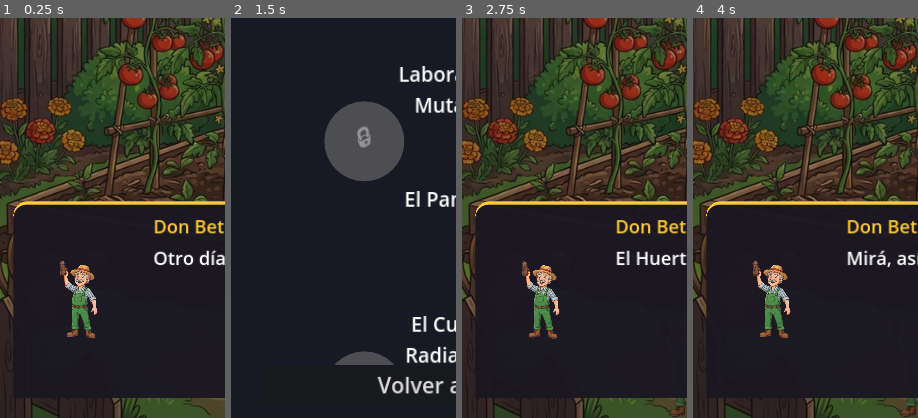
Above: before the commit, frames 1-4 (left to right).
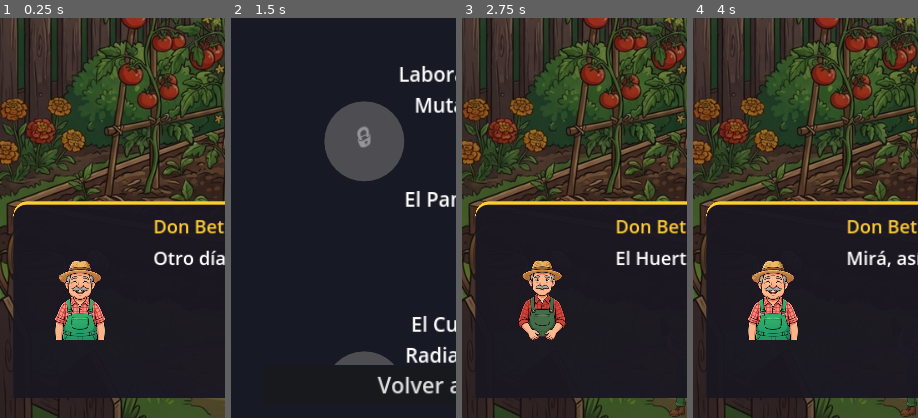
Above: after the commit, the same moments.

Repository: Nitanzw/Mikumemoria
Game: Godot game, scene res://scenes/story/story_intro.tscn
Same seed, same stepped clock (60 frames per second), same inputs: the game is played once before the commit and once after it.
Inputs (mouse positions are % of the whole screen's width and height, from its top left):
- Up to frame 1 (0.25 s): no input
- Up to frame 2 (1.5 s): click "Saltar ▸" at 0.5 s; click "Jugar" at 1.25 s
- Up to frame 3 (2.75 s): click "1" at 2 s
- Up to frame 4 (4 s): move the mouse to (72, 45) at 2.77 s; click (72, 45) at 2.92 s; move the mouse to (30, 55) at 3.52 s; click (30, 55) at 3.67 s
The pictures show only the part of the screen within x 0-50%, y 50-100%; the shares and areas given below are measured in that part.

The runs differ from the first frame. In frame 1, 3.1% of the frame differs, in the area x 24-47%, y 60-81%; in frame 2, nothing differs; in frame 3, 2.6%; in frame 4, 3.1%.

Commit message:
Agregar arte real: insecto animado y expresiones de Don Beto
- hormiga_obrera (el bicho del nivel 1/tutorial) tiene un ciclo de
  caminata real de 4 frames, generado como sprite-sheet 2x2 en una sola
  llamada a OpenRouter para consistencia entre frames y partido en
  post-proceso local. Sprite2D -> AnimatedSprite2D en insect.tscn y
  mystery_bug.tscn; insect.gd arma el SpriteFrames (walk-cycle o frame
  único según el tipo, mismo nodo para todos).
- Don Beto tiene 5 retratos reales (neutral/feliz/triste/enojado/
  preocupado) que reemplazan el tinte de color simulado; fallback a
  tinte si a alguna emoción le faltara el sprite.
- tools/generate_sprites_openrouter.py: nuevos assets de personaje +
  modo --walk-sheet genérico (grid NxM, chroma-key con fondo verde para
  evitar que se confunda con tonos cálidos del sujeto, split en celdas).

Diff:
--- a/scenes/insect.tscn
+++ b/scenes/insect.tscn
@@ -11,7 +11,7 @@
 motion_mode = 1
 script = ExtResource("1")
 
-[node name="Sprite2D" type="Sprite2D" parent="."]
+[node name="Sprite2D" type="AnimatedSprite2D" parent="."]
 scale = Vector2(0.65, 0.65)
 
 [node name="CollisionShape2D" type="CollisionShape2D" parent="."]
--- a/scenes/mystery_bug.tscn
+++ b/scenes/mystery_bug.tscn
@@ -21,7 +21,7 @@
 [node name="MysterySprite" type="Sprite2D" parent="."]
 scale = Vector2(0.7, 0.7)
 
-[node name="Sprite2D" type="Sprite2D" parent="."]
+[node name="Sprite2D" type="AnimatedSprite2D" parent="."]
 scale = Vector2(0.7, 0.7)
 modulate = Color(1, 1, 1, 0)
 
--- a/scenes/ui/don_beto_portrait.tscn
+++ b/scenes/ui/don_beto_portrait.tscn
@@ -1,7 +1,7 @@
 [gd_scene load_steps=3 format=3]
 
 [ext_resource type="Script" path="res://scripts/ui/don_beto_portrait.gd" id="1"]
-[ext_resource type="Texture2D" path="res://assets/sprites/character/don_beto.png" id="2"]
+[ext_resource type="Texture2D" path="res://assets/sprites/character/don_beto_neutral.png" id="2"]
 
 [node name="DonBetoPortrait" type="Node2D"]
 script = ExtResource("1")
--- a/scripts/core/insect.gd
+++ b/scripts/core/insect.gd
@@ -5,7 +5,12 @@
 ## para que el spawner también pueda consultarlos sin instanciar la escena.
 
 const INSECT_DATA := {
-	"hormiga_obrera": {"speed": 100.0, "health": 1, "points": 50, "coin_reward": 10, "sprite": "res://assets/sprites/insects/hormiga_obrera.png"},
+	"hormiga_obrera": {"speed": 100.0, "health": 1, "points": 50, "coin_reward": 10, "sprite": "res://assets/sprites/insects/hormiga_obrera.png", "walk_frames": [
+		"res://assets/sprites/insects/hormiga_obrera_walk_0.png",
+		"res://assets/sprites/insects/hormiga_obrera_walk_1.png",
+		"res://assets/sprites/insects/hormiga_obrera_walk_2.png",
+		"res://assets/sprites/insects/hormiga_obrera_walk_3.png",
+	]},
 	"cucaracha_electrica": {"speed": 200.0, "health": 1, "points": 75, "coin_reward": 15, "sprite": "res://assets/sprites/insects/cucaracha_electrica.png"},
 	"escarabajo_blindado": {"speed": 50.0, "health": 3, "points": 150, "coin_reward": 30, "sprite": "res://assets/sprites/insects/escarabajo_blindado.png"},
 	"mosca_pesada": {"speed": 150.0, "health": 1, "points": 100, "coin_reward": 20, "sprite": "res://assets/sprites/insects/mosca_pesada.png"},
@@ -20,7 +25,7 @@
 @export var insect_type: String = "hormiga_obrera"
 @export var speed_mult: float = 1.0
 
-@onready var sprite: Sprite2D = $Sprite2D
+@onready var sprite: AnimatedSprite2D = $Sprite2D
 @onready var animation_player: AnimationPlayer = $AnimationPlayer
 
 var speed: float = 100.0
@@ -68,8 +73,40 @@
 	current_health = health
 	points = int(data["points"])
 	coin_reward = int(data["coin_reward"])
-	if sprite and data.has("sprite") and ResourceLoader.exists(data["sprite"]):
-		sprite.texture = load(data["sprite"])
+	_apply_sprite_data(sprite, data)
+
+## Arma un SpriteFrames a partir de la config del tipo de insecto: si trae
+## "walk_frames" (lista de rutas), arma un ciclo de caminata animado; si
+## no, cae en un único frame estático desde "sprite" (mismo resultado
+## visual que un Sprite2D de toda la vida, pero con el mismo tipo de nodo
+## para todos los insectos).
+func _apply_sprite_data(target: AnimatedSprite2D, data: Dictionary) -> void:
+	if not target:
+		return
+
+	var walk_frames: Array = data.get("walk_frames", [])
+	if not walk_frames.is_empty():
+		var frames := SpriteFrames.new()
+		frames.add_animation("walk")
+		frames.set_animation_loop("walk", true)
+		frames.set_animation_speed("walk", 8.0)
+		for path in walk_frames:
+			if ResourceLoader.exists(path):
+				frames.add_frame("walk", load(path))
+		target.sprite_frames = frames
+		target.play("walk")
+		return
+
+	var sprite_path: String = data.get("sprite", "")
+	if sprite_path != "" and ResourceLoader.exists(sprite_path):
+		_apply_static_texture(target, load(sprite_path))
+
+func _apply_static_texture(target: AnimatedSprite2D, texture: Texture2D) -> void:
+	var frames := SpriteFrames.new()
+	frames.add_animation("default")
+	frames.add_frame("default", texture)
+	target.sprite_frames = frames
+	target.play("default")
 
 func _physics_process(delta: float) -> void:
 	if is_dead:
--- a/scripts/core/mystery_bug.gd
+++ b/scripts/core/mystery_bug.gd
@@ -53,7 +53,7 @@
 
 	var sprite_path: String = insect_data.get("sprite", "")
 	if sprite and sprite_path != "" and ResourceLoader.exists(sprite_path):
-		sprite.texture = load(sprite_path)
+		_apply_static_texture(sprite, load(sprite_path))
 	if mystery_sprite:
 		mystery_sprite.texture = load("res://assets/sprites/insects/mystery_bug_silueta.png")
 
@@ -156,7 +156,7 @@
 		return
 	# Aplica el flash al sprite más visible en este momento (según cuánto
 	# se haya revelado), si no el jugador podría no ver feedback del golpe.
-	var target: Sprite2D = sprite if sprite and sprite.modulate.a >= 0.5 else mystery_sprite
+	var target: CanvasItem = sprite if sprite and sprite.modulate.a >= 0.5 else mystery_sprite
 	if not target:
 		target = sprite if sprite else mystery_sprite
 	var original_modulate := target.modulate
--- a/scripts/ui/don_beto_portrait.gd
+++ b/scripts/ui/don_beto_portrait.gd
@@ -1,13 +1,21 @@
 class_name DonBetoPortrait
 extends Node2D
 
-## Retrato animado de Don Beto para el sistema de diálogo. No hay sprites
-## de expresión distintos todavía (haría falta arte nuevo), así que las
-## "emociones" se simulan sobre el único sprite existente: tinte de
-## color + un salto de énfasis al cambiar de línea, más un parpadeo
-## periódico (achique vertical breve) para que no se vea estático.
-## Reemplazar por sprites reales de expresión cuando haya arte, sin
-## tocar la API pública (set_emotion / play_emphasis).
+## Retrato animado de Don Beto para el sistema de diálogo. Cada emoción
+## tiene su propio sprite real (generado con tools/generate_sprites_openrouter.py
+## --asset don_beto_<emocion>); si a alguna le falta el archivo, cae en
+## el sprite neutral con un tinte de color como antes, para que nunca
+## quede un retrato roto. Encima de eso: un salto de énfasis al cambiar
+## de línea y un parpadeo periódico (achique vertical breve) para que no
+## se vea estático.
+
+const EMOTION_TEXTURES := {
+	"neutral": "res://assets/sprites/character/don_beto_neutral.png",
+	"happy": "res://assets/sprites/character/don_beto_happy.png",
+	"sad": "res://assets/sprites/character/don_beto_sad.png",
+	"angry": "res://assets/sprites/character/don_beto_angry.png",
+	"worried": "res://assets/sprites/character/don_beto_worried.png",
+}
 
 const EMOTION_TINTS := {
 	"neutral": Color(1, 1, 1),
@@ -39,7 +47,15 @@
 		_play_blink()
 
 func set_emotion(emotion: String) -> void:
-	var tint: Color = EMOTION_TINTS.get(emotion, Color.WHITE)
+	var texture_path: String = EMOTION_TEXTURES.get(emotion, "")
+	var tint: Color = Color.WHITE
+	if texture_path != "" and ResourceLoader.exists(texture_path):
+		sprite.texture = load(texture_path)
+	else:
+		# Sin sprite para esta emoción: nos quedamos con el que ya está
+		# puesto y simulamos la emoción con tinte, como antes.
+		tint = EMOTION_TINTS.get(emotion, Color.WHITE)
+
 	var tween := create_tween()
 	tween.tween_property(sprite, "modulate", tint, 0.2)
 	_play_emphasis(emotion)
Binary file added: assets/sprites/character/don_beto_angry.png
Not shown, added: assets/sprites/character/don_beto_angry.png.import
Binary file added: assets/sprites/character/don_beto_happy.png
Not shown, added: assets/sprites/character/don_beto_happy.png.import
Binary file added: assets/sprites/character/don_beto_neutral.png
Not shown, added: assets/sprites/character/don_beto_neutral.png.import
Binary file added: assets/sprites/character/don_beto_sad.png
Not shown, added: assets/sprites/character/don_beto_sad.png.import
Binary file added: assets/sprites/character/don_beto_worried.png
Not shown, added: assets/sprites/character/don_beto_worried.png.import
Binary file added: assets/sprites/insects/hormiga_obrera_walk_0.png
Not shown, added: assets/sprites/insects/hormiga_obrera_walk_0.png.import
(and 8 more such lines)
